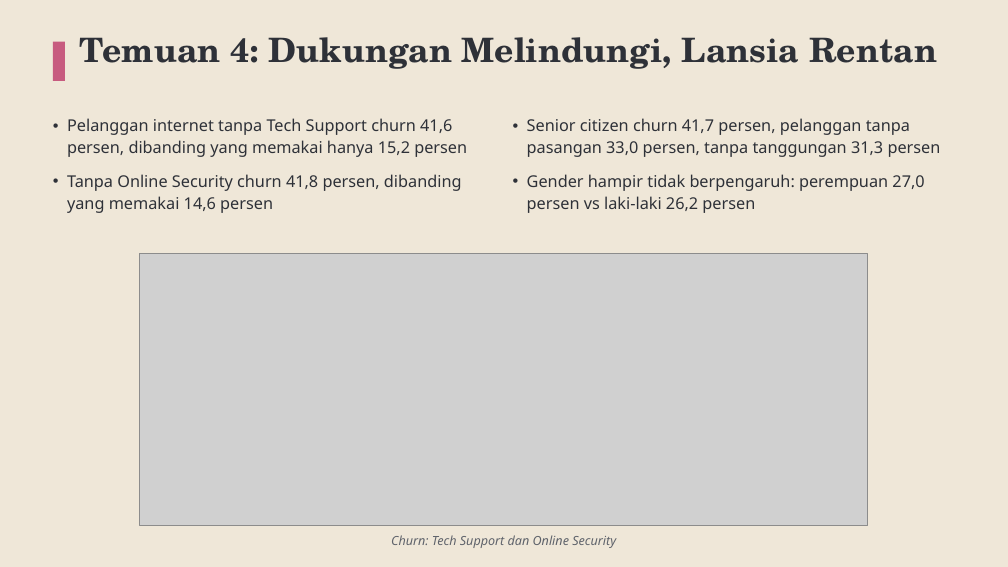
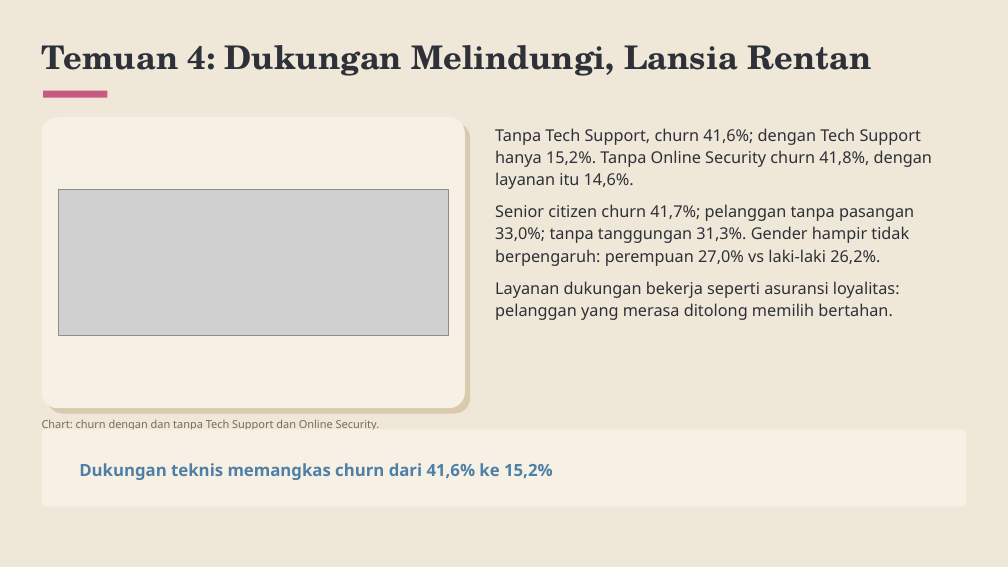
Before and after one commit to baghizash/telco-customer-churn-analysis, a slide deck: slide 7 of Portofolio-Analisis-Telco-Churn.pptx. Drawn at 1008x567 pixels with LibreOffice and Linux fonts; fonts in the diff are those of the drawing; grey boxes stand for pictures. Boxes give left, top, right and bottom in pixels: in the first picture for what was removed or moved away, otherwise in the second. Text is boxed around its words. In the diff, an @@ line names an element or a change of style, - is before the commit and + after.

```diff
--- a/Portofolio-Analisis-Telco-Churn.pptx
+++ b/Portofolio-Analisis-Telco-Churn.pptx
@@ text "Temuan 4: Dukungan Melindungi, Lansia ...": place and size @@
-text "Temuan 4: Dukungan Melindungi, Lansia ..." at (79,37,937,69)
+text "Temuan 4: Dukungan Melindungi, Lansia ..." at (42,45,871,76)
@@ text "Temuan 4: Dukungan Melindungi, Lansia ..." at (42,45,871,76): size 32 to 31 pt; line spacing 1 to 1.13 @@
@@ rectangle removed at (53,42,65,81) @@
@@ rounded rectangle added at (42,117,465,408), fill #F7F1E5 @@
@@ rounded rectangle added at (43,91,107,98), fill #C75B7F @@
@@ text removed at (67,118,467,213) @@
-• Pelanggan internet tanpa Tech Support churn 41,6 persen, dibanding yang memakai hanya 15,2 persen
-• Tanpa Online Security churn 41,8 persen, dibanding yang memakai 14,6 persen
@@ rounded rectangle added at (47,123,470,414), fill #D9C9AE @@
@@ text at (495,128,932,320): text changed @@
-• Senior citizen churn 41,7 persen, pelanggan tanpa pasangan 33,0 persen, tanpa tanggungan 31,3 persen
-• Gender hampir tidak berpengaruh: perempuan 27,0 persen vs laki-laki 26,2 persen
+Tanpa Tech Support, churn 41,6%; dengan Tech Support hanya 15,2%. Tanpa Online Security churn 41,8%, dengan layanan itu 14,6%.
+Senior citizen churn 41,7%; pelanggan tanpa pasangan 33,0%; tanpa tanggungan 31,3%. Gender hampir tidak berpengaruh: perempuan 27,0% vs laki-laki 26,2%.
+Layanan dukungan bekerja seperti asuransi loyalitas: pelanggan yang merasa ditolong memilih bertahan.
@@ picture: place and size @@
-picture at (140,253,868,526)
+picture at (58,190,448,336)
@@ text at (42,419,380,429): text changed; size 12 to 10.5 pt; text colour #5F636B to #7A6A58; italic off @@
-Churn: Tech Support dan Online Security
+Chart: churn dengan dan tanpa Tech Support dan Online Security.
@@ rounded rectangle added at (42,430,966,507), fill #F7F1E5 @@
@@ text added at (79,463,553,480), 16 pt, text #4E7FA6, bold @@
+Dukungan teknis memangkas churn dari 41,6% ke 15,2%
```
Also in this commit, not shown: 7 other slides changed, 2 slides added, 2 slides removed.
